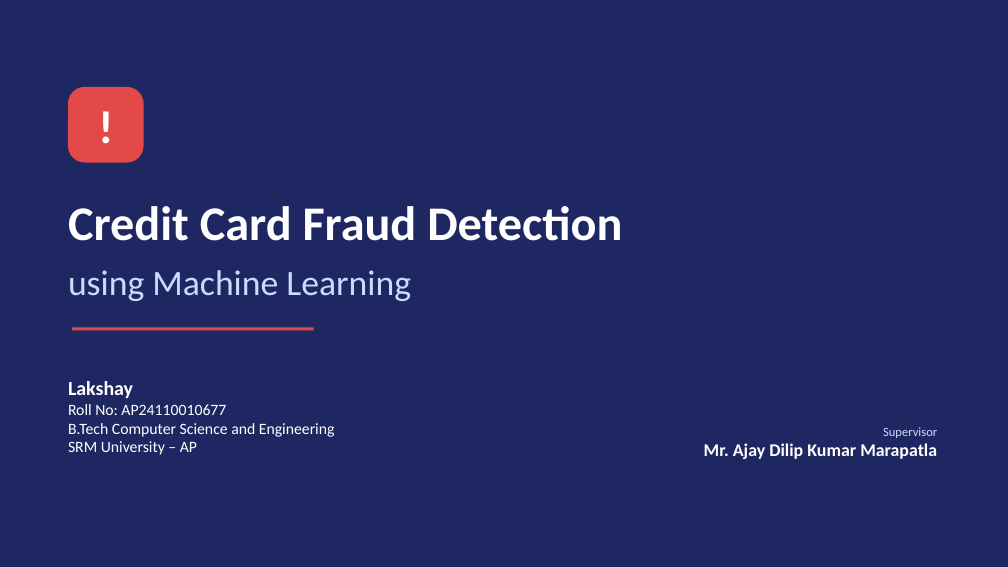
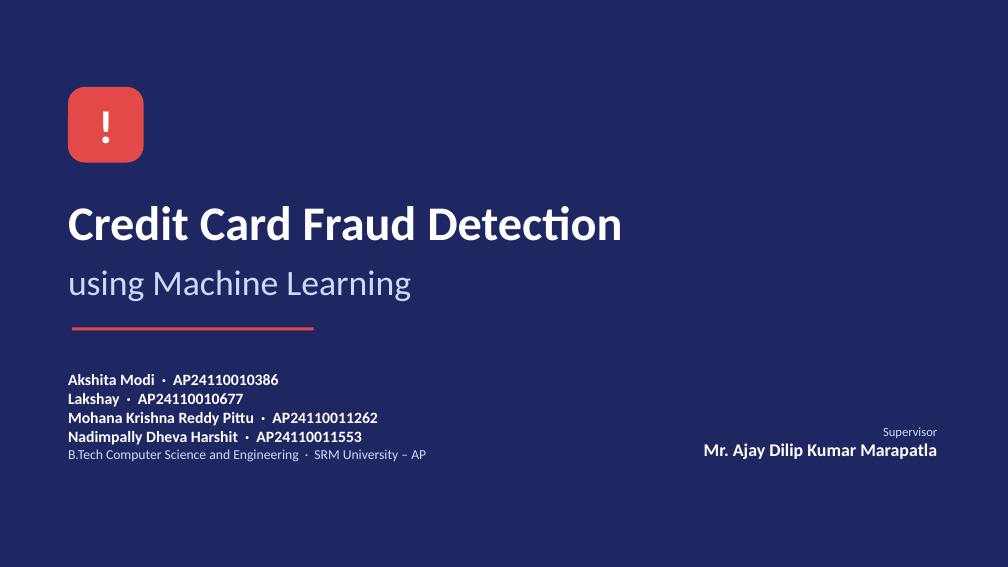
Before and after one commit to lakshay8toic/Credit-Card-Fraud-Detection, a slide deck: slide 1 of Presentation/Credit Card Fraud Detection - Presentation.pptx. Drawn at 1008x567 pixels with LibreOffice and Linux fonts; fonts in the diff are those of the drawing. Boxes give left, top, right and bottom in pixels: in the first picture for what was removed or moved away, otherwise in the second. Text is boxed around its words. In the diff, an @@ line names an element or a change of style, - is before the commit and + after.

```diff
--- a/Presentation/Credit Card Fraud Detection - Presentation.pptx
+++ b/Presentation/Credit Card Fraud Detection - Presentation.pptx
@@ text at bbox=[68, 374, 426, 462]: text changed; bold on @@
-Lakshay
-Roll No: AP24110010677
-B.Tech Computer Science and Engineering
-SRM University – AP
+Akshita Modi · AP24110010386
+Lakshay · AP24110010677
+Mohana Krishna Reddy Pittu · AP24110011262
+Nadimpally Dheva Harshit · AP24110011553
+B.Tech Computer Science and Engineering · SRM University – AP
```
Also in this commit, not shown: 1 other slide changed, 3 other files.
